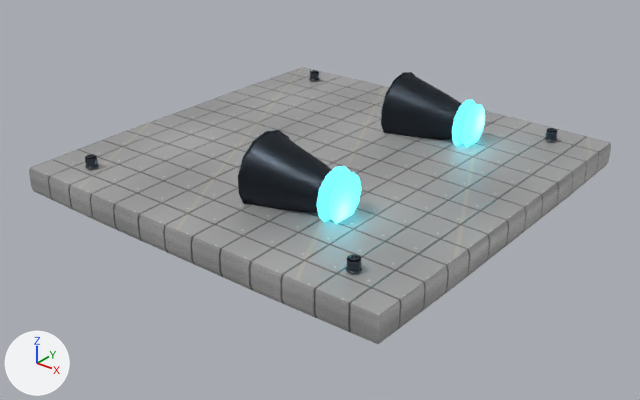
The Blender file assets/ships/parts/blender/greeble_rcs_authored.blend as it was, and as the next commit left it.
Camera for both pictures: a camera (50 mm lens) standing at (5.05, -4.93, 2.82) and looking at (1.26, -0.19, -0.12). Every picture has the same lights, and +X, +Y and +Z are marked at lower left. The older version comes first.

Names of what the first picture shows: 'RCS_Base', 'greeble_rcs_Material_Accent_Merged', 'greeble_rcs_Material_Mechanical_Merged'.
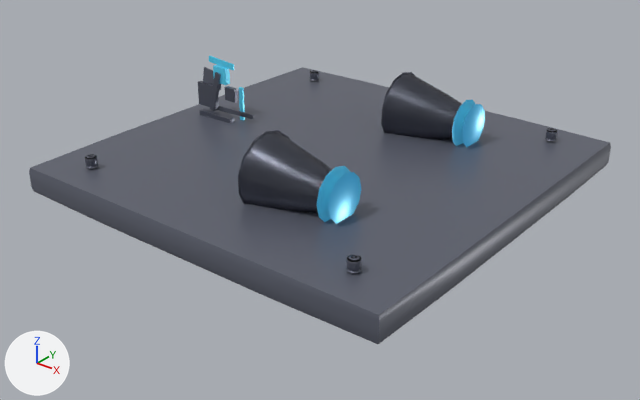
Pixel boxes [x1, y1, x2, y2] of what changed, in the pictures (640 x 400 px):
'RCS_Base', recoloured (darker)
    both: [29, 67, 611, 344]
'greeble_rcs_Material_Mechanical_Merged', recoloured
    both: [85, 70, 557, 273]
'greeble_rcs_Material_Accent_Merged', recoloured
    both: [317, 100, 485, 224]
'DET_reaction_block', added
    after: [198, 81, 219, 109]
'DET_fuel_line', added
    after: [210, 72, 221, 111]
'DET_mount_flange', added
    after: [200, 109, 234, 123]
'DET_thruster_nozzle', added
    after: [213, 65, 230, 85]
'DET_panel_line_emphasis', added
    after: [216, 106, 254, 119]
'DET_cavity_grime_vent', added
    after: [225, 86, 238, 103]
'DET_edge_chamfer_band', added
    after: [209, 56, 234, 70]
'DET_micro_scratch_plate', added
    after: [203, 67, 221, 90]
'DET_faction_stripe_port', added
    after: [239, 87, 245, 120]

Edits to the bpy script that builds the scene:
```text
Add mat_material_mechanical:
    mat_material_mechanical = bpy.data.materials.new('Material_Mechanical')
    # colours: grey #616573
    # uses the picture img_greeble_rcs_wear_mask_2k_jpg
Add mat_material_accent:
    mat_material_accent = bpy.data.materials.new('Material_Accent')
    # colours: cyan #3fc4e1, blue #59a0c4
    # uses the picture img_greeble_rcs_wear_mask_2k_jpg
Add mat_material_hull:
    mat_material_hull = bpy.data.materials.new('Material_Hull')
    # colours: grey #616573
    # uses the picture img_greeble_rcs_wear_mask_2k_jpg
Change me_rcs_base:
    where me_rcs_base.from_pydata(...)  # 150 vertices, 192 faces; spans x -1.6..1.6, y -1.6..1.6, z -0.12..0.12
    remove me_rcs_base.materials.append(mat_material_hull_006)
    add me_rcs_base.materials.append(mat_material_hull)
Change me_greeble_rcs_material_accent_merged:
    where me_greeble_rcs_material_accent_merged.from_pydata(...)  # 104 vertices, 192 faces; spans x 1.89..1.97, y -0.93..0.93, z 0.24..0.46
    remove me_greeble_rcs_material_accent_merged.materials.append(mat_material_accent_006)  # cyan #59adb8, glowing cyan #50d3e1
    add me_greeble_rcs_material_accent_merged.materials.append(mat_material_accent)
Change me_greeble_rcs_material_mechanical_merged:
    where me_greeble_rcs_material_mechanical_merged.from_pydata(...)  # 344 vertices, 656 faces; spans x -0.05..2.44, y -1.34..1.34, z 0.07..0.63
    remove me_greeble_rcs_material_mechanical_merged.materials.append(mat_material_mechanical_009)  # greyish blue #424b55
    add me_greeble_rcs_material_mechanical_merged.materials.append(mat_material_mechanical)
Add ob_det_edge_chamfer_band:
    ob_det_edge_chamfer_band = bpy.data.objects.new('DET_edge_chamfer_band', me_cube_010)  # a box spanning x -0.5..0.5, y -0.5..0.5, z -0.5..0.5; modifiers BEVEL, WEIGHTED_NORMAL
    ob_det_edge_chamfer_band.parent = ob_rcs_base
    ob_det_edge_chamfer_band.location = (0.0, 0.085, 0.65)
    ob_det_edge_chamfer_band.rotation_euler = (0.0, 0.08, 0.0)  # degrees (0, 4.6, 0)
    ob_det_edge_chamfer_band.scale = (0.28, 0.012, 0.05)
Add ob_det_fuel_line:
    ob_det_fuel_line = bpy.data.objects.new('DET_fuel_line', me_cube_007)  # a box spanning x -0.5..0.5, y -0.5..0.5, z -0.5..0.5; modifiers BEVEL, WEIGHTED_NORMAL
    ob_det_fuel_line.parent = ob_rcs_base
    ob_det_fuel_line.location = (-0.05, 0.05, 0.4)
    ob_det_fuel_line.rotation_euler = (0.0, 0.25, 0.0)  # degrees (0, 14, 0)
    ob_det_fuel_line.scale = (0.05, 0.03, 0.35)
Add ob_det_mount_flange:
    ob_det_mount_flange = bpy.data.objects.new('DET_mount_flange', me_cube_006)  # a box spanning x -0.5..0.5, y -0.5..0.5, z -0.5..0.5; modifiers BEVEL, WEIGHTED_NORMAL
    ob_det_mount_flange.parent = ob_rcs_base
    ob_det_mount_flange.location = (0.0, 0.0, 0.05)
    ob_det_mount_flange.scale = (0.36, 0.05, 0.36)
Add ob_det_cavity_grime_vent:
    ob_det_cavity_grime_vent = bpy.data.objects.new('DET_cavity_grime_vent', me_cube_005)  # a box spanning x -0.5..0.5, y -0.5..0.5, z -0.5..0.5; modifiers BEVEL, WEIGHTED_NORMAL
    ob_det_cavity_grime_vent.parent = ob_rcs_base
    ob_det_cavity_grime_vent.location = (0.2, -0.02, 0.45)
    ob_det_cavity_grime_vent.scale = (0.11, 0.035, 0.11)
Add ob_det_micro_scratch_plate:
    ob_det_micro_scratch_plate = bpy.data.objects.new('DET_micro_scratch_plate', me_cube_004)  # a box spanning x -0.5..0.5, y -0.5..0.5, z -0.5..0.5; modifiers BEVEL, WEIGHTED_NORMAL
    ob_det_micro_scratch_plate.parent = ob_rcs_base
    ob_det_micro_scratch_plate.location = (-0.1, 0.07, 0.5)
    ob_det_micro_scratch_plate.rotation_euler = (0.0, 0.15, 0.0)  # degrees (0, 8.6, 0)
    ob_det_micro_scratch_plate.scale = (0.2, 0.012, 0.14)
Add ob_det_faction_stripe_port:
    ob_det_faction_stripe_port = bpy.data.objects.new('DET_faction_stripe_port', me_cube_010.copy())  # modifiers BEVEL, WEIGHTED_NORMAL
    ob_det_faction_stripe_port.parent = ob_rcs_base
    ob_det_faction_stripe_port.location = (0.2, 0.1, 0.3)
    ob_det_faction_stripe_port.scale = (0.04, 0.02, 0.35)
Add ob_det_panel_line_emphasis:
    ob_det_panel_line_emphasis = bpy.data.objects.new('DET_panel_line_emphasis', me_cube_002)  # a box spanning x -0.5..0.5, y -0.5..0.5, z -0.5..0.5; modifiers BEVEL, WEIGHTED_NORMAL
    ob_det_panel_line_emphasis.parent = ob_rcs_base
    ob_det_panel_line_emphasis.location = (0.1, 0.085, 0.25)
    ob_det_panel_line_emphasis.rotation_euler = (0.0, 0.0, 0.05)  # degrees (0, 0, 2.9)
    ob_det_panel_line_emphasis.scale = (0.45, 0.012, 0.04)
Add ob_det_reaction_block:
    ob_det_reaction_block = bpy.data.objects.new('DET_reaction_block', me_cube_001)  # a box spanning x -0.5..0.5, y -0.5..0.5, z -0.5..0.5; modifiers BEVEL, WEIGHTED_NORMAL
    ob_det_reaction_block.parent = ob_rcs_base
    ob_det_reaction_block.location = (-0.15, 0.06, 0.35)
    ob_det_reaction_block.scale = (0.2, 0.04, 0.2)
Add ob_det_thruster_nozzle:
    ob_det_thruster_nozzle = bpy.data.objects.new('DET_thruster_nozzle', me_cube_010.copy())  # modifiers BEVEL, WEIGHTED_NORMAL
    ob_det_thruster_nozzle.parent = ob_rcs_base
    ob_det_thruster_nozzle.location = (0.0, 0.08, 0.55)
    ob_det_thruster_nozzle.scale = (0.14, 0.05, 0.14)
```
